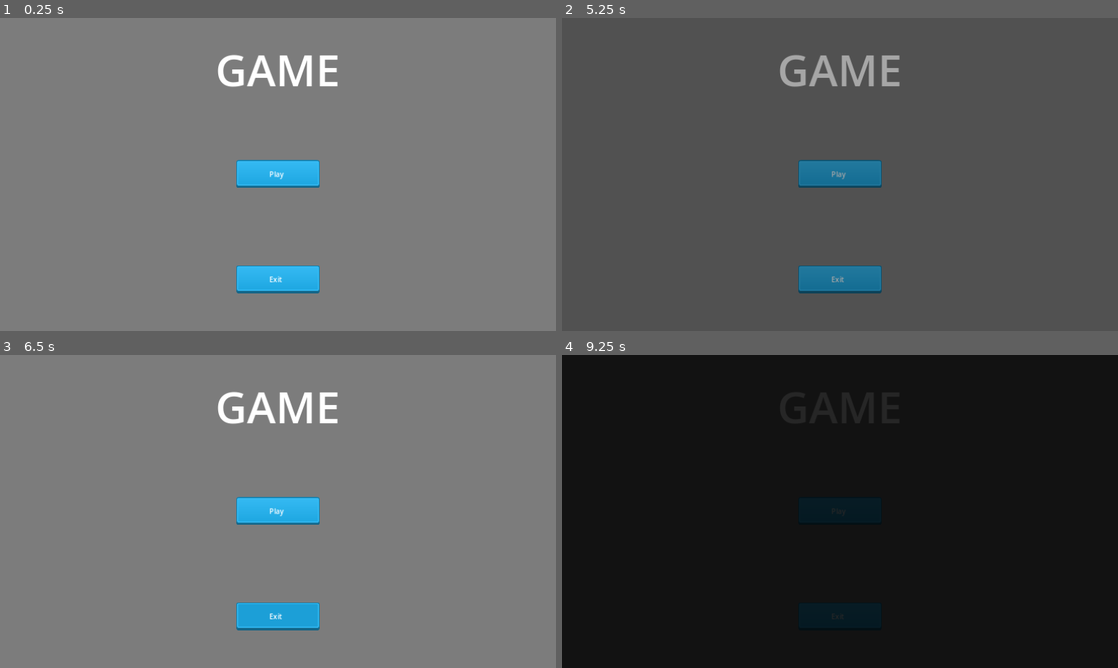
Above: before the commit, frames 1-4 (two rows, left to right).
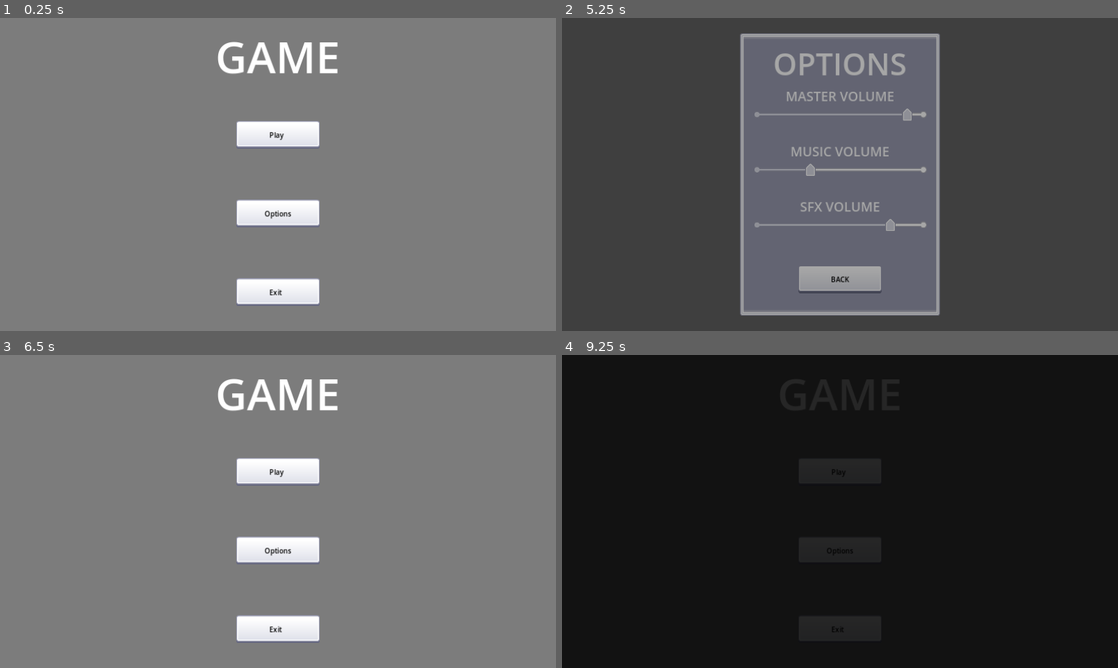
Above: after the commit, the same moments.

Repository: renancarlosdev/go24jam
Game: Godot game, scene res://Scenes/main_menu.tscn
Two runs of this game, one before a commit and one after it. Both use one fixed random seed, a clock stepped at 60 frames per second and the inputs below. Before the commit the project has no main scene; this scene is started directly in both runs.
Inputs (mouse positions are in pixels of both pictures, inside the frame that each line leads up to):
- Up to frame 1 (0.25 s): no input
- Up to frame 2 (5.25 s): click (840, 212) at 0.5 s, where only the run after the commit has a clickable "Options"; click (840, 277) at 1.25 s, where only the run after the commit has a clickable "BACK"; click "Play" at 2 s; click "Play" at 2.75 s; click "Play" (after the commit: "Back") at 3.5 s; click "Play" (after the commit: "Back") at 4.25 s; click (840, 212) at 5 s, where only the run after the commit has a clickable "Options"
- Up to frame 3 (6.5 s): click (278, 614) at 5.75 s, where only the run after the commit has a clickable "BACK"
- Up to frame 4 (9.25 s): click "Play" at 6.5 s; click "Play" at 7.25 s; click "Play" (after the commit: "Back") at 8 s

The runs differ from the first frame. In frame 1, 7.1% of the frame differs, in the area x 39-61%, y 7-92%; in frame 2, 32%, in the area x 32-68%, y 4-96%; in frame 3, 7.1%; in frame 4, 0.6%.

Commit message:
Implemented Audio control screen and edited UI to a grey version to allow easy small pallete wild card implementation

Diff:
--- a/Scenes/fade_transition.tscn
+++ b/Scenes/fade_transition.tscn
@@ -1,19 +1,4 @@
 [gd_scene load_steps=5 format=3 uid="uid://tm0c1fdyj1k5"]
-
-[sub_resource type="Animation" id="Animation_8dao5"]
-resource_name = "fade_to_black"
-tracks/0/type = "value"
-tracks/0/imported = false
-tracks/0/enabled = true
-tracks/0/path = NodePath(".:color")
-tracks/0/interp = 1
-tracks/0/loop_wrap = true
-tracks/0/keys = {
-"times": PackedFloat32Array(0, 1),
-"transitions": PackedFloat32Array(1, 1),
-"update": 0,
-"values": [Color(0, 0, 0, 0), Color(0, 0, 0, 1)]
-}
 
 [sub_resource type="Animation" id="Animation_vgiw8"]
 length = 0.001
@@ -45,6 +30,21 @@
 "values": [Color(0, 0, 0, 1), Color(0, 0, 0, 0)]
 }
 
+[sub_resource type="Animation" id="Animation_8dao5"]
+resource_name = "fade_to_black"
+tracks/0/type = "value"
+tracks/0/imported = false
+tracks/0/enabled = true
+tracks/0/path = NodePath(".:color")
+tracks/0/interp = 1
+tracks/0/loop_wrap = true
+tracks/0/keys = {
+"times": PackedFloat32Array(0, 1),
+"transitions": PackedFloat32Array(1, 1),
+"update": 0,
+"values": [Color(0, 0, 0, 0), Color(0, 0, 0, 1)]
+}
+
 [sub_resource type="AnimationLibrary" id="AnimationLibrary_4fc5u"]
 _data = {
 "RESET": SubResource("Animation_vgiw8"),
--- a/Scenes/main_game_test.tscn
+++ b/Scenes/main_game_test.tscn
@@ -1,9 +1,9 @@
 [gd_scene load_steps=5 format=3 uid="uid://xi73da8ib1fp"]
 
 [ext_resource type="Script" path="res://Scripts/main_game_test.gd" id="1_u4mbj"]
-[ext_resource type="Texture2D" uid="uid://cnv51jb1yrtu4" path="res://Assets/button_rectangle_depth_gradient.png" id="2_obtmj"]
-[ext_resource type="Texture2D" uid="uid://bl0k33c3mrv4p" path="res://Assets/button_rectangle_gradient.png" id="3_w0815"]
-[ext_resource type="Texture2D" uid="uid://cxxrci75b7rp1" path="res://Assets/button_rectangle_depth_flat.png" id="4_oglib"]
+[ext_resource type="Texture2D" uid="uid://cnv51jb1yrtu4" path="res://Assets/UI/button_rectangle_depth_gradient.png" id="2_obtmj"]
+[ext_resource type="Texture2D" uid="uid://bl0k33c3mrv4p" path="res://Assets/UI/button_rectangle_gradient.png" id="3_w0815"]
+[ext_resource type="Texture2D" uid="uid://cxxrci75b7rp1" path="res://Assets/UI/button_rectangle_depth_flat.png" id="4_oglib"]
 
 [node name="MainGameTest" type="Node2D"]
 script = ExtResource("1_u4mbj")
@@ -58,7 +58,7 @@
 offset_bottom = 11.5
 grow_horizontal = 2
 grow_vertical = 2
-text = "Play
+text = "Back
 "
 
 [connection signal="pressed" from="MainMenuButton" to="." method="_on_main_menu_button_pressed"]
--- a/Scenes/main_menu.tscn
+++ b/Scenes/main_menu.tscn
@@ -1,9 +1,10 @@
-[gd_scene load_steps=5 format=3 uid="uid://b1co3xw5fdsnl"]
+[gd_scene load_steps=6 format=3 uid="uid://b1co3xw5fdsnl"]
 
 [ext_resource type="Script" path="res://Scripts/main_menu.gd" id="1_l41sr"]
-[ext_resource type="Texture2D" uid="uid://cnv51jb1yrtu4" path="res://Assets/button_rectangle_depth_gradient.png" id="2_jnjjo"]
-[ext_resource type="Texture2D" uid="uid://bl0k33c3mrv4p" path="res://Assets/button_rectangle_gradient.png" id="3_ayl4e"]
-[ext_resource type="Texture2D" uid="uid://cxxrci75b7rp1" path="res://Assets/button_rectangle_depth_flat.png" id="4_d6bus"]
+[ext_resource type="Texture2D" uid="uid://bfxn81iq1y4x1" path="res://Assets/UI/button/white/button_rectangle_depth_gradient.png" id="2_km56l"]
+[ext_resource type="Texture2D" uid="uid://bxlm35bysyyx6" path="res://Assets/UI/button/white/button_rectangle_gradient.png" id="3_gbdom"]
+[ext_resource type="Texture2D" uid="uid://3m7l6kve11of" path="res://Assets/UI/button/white/button_rectangle_depth_flat.png" id="4_c1j24"]
+[ext_resource type="PackedScene" uid="uid://c4aa38qop6f73" path="res://Scenes/options_screen.tscn" id="5_cd3ql"]
 
 [node name="MainMenu" type="Control"]
 layout_mode = 3
@@ -42,9 +43,9 @@
 layout_mode = 2
 size_flags_horizontal = 4
 size_flags_vertical = 6
-texture_normal = ExtResource("2_jnjjo")
-texture_pressed = ExtResource("3_ayl4e")
-texture_hover = ExtResource("4_d6bus")
+texture_normal = ExtResource("2_km56l")
+texture_pressed = ExtResource("3_gbdom")
+texture_hover = ExtResource("4_c1j24")
 
 [node name="Label" type="Label" parent="VBoxContainer/PlayButton"]
 layout_mode = 1
@@ -59,16 +60,41 @@
 offset_bottom = 11.5
 grow_horizontal = 2
 grow_vertical = 2
+theme_override_colors/font_color = Color(0, 0, 0, 1)
 text = "Play
 "
+
+[node name="OptionsButton" type="TextureButton" parent="VBoxContainer"]
+layout_mode = 2
+size_flags_horizontal = 4
+size_flags_vertical = 6
+texture_normal = ExtResource("2_km56l")
+texture_pressed = ExtResource("3_gbdom")
+texture_hover = ExtResource("4_c1j24")
+
+[node name="Label" type="Label" parent="VBoxContainer/OptionsButton"]
+layout_mode = 1
+anchors_preset = 8
+anchor_left = 0.5
+anchor_top = 0.5
+anchor_right = 0.5
+anchor_bottom = 0.5
+offset_left = -20.0
+offset_top = -11.5
+offset_right = 20.0
+offset_bottom = 11.5
+grow_horizontal = 2
+grow_vertical = 2
+theme_override_colors/font_color = Color(0, 0, 0, 1)
+text = "Options"
 
 [node name="ExitButton" type="TextureButton" parent="VBoxContainer"]
 layout_mode = 2
 size_flags_horizontal = 4
 size_flags_vertical = 6
-texture_normal = ExtResource("2_jnjjo")
-texture_pressed = ExtResource("3_ayl4e")
-texture_hover = ExtResource("4_d6bus")
+texture_normal = ExtResource("2_km56l")
+texture_pressed = ExtResource("3_gbdom")
+texture_hover = ExtResource("4_c1j24")
 
 [node name="Label" type="Label" parent="VBoxContainer/ExitButton"]
 layout_mode = 1
@@ -83,8 +109,14 @@
 offset_bottom = 11.5
 grow_horizontal = 2
 grow_vertical = 2
+theme_override_colors/font_color = Color(0, 0, 0, 1)
 text = "Exit
 "
 
+[node name="OptionsScreen" parent="." instance=ExtResource("5_cd3ql")]
+visible = false
+layout_mode = 1
+
 [connection signal="pressed" from="VBoxContainer/PlayButton" to="." method="_on_play_button_pressed"]
+[connection signal="pressed" from="VBoxContainer/OptionsButton" to="." method="_on_options_button_pressed"]
 [connection signal="pressed" from="VBoxContainer/ExitButton" to="." method="_on_exit_button_pressed"]
--- /dev/null
+++ b/Scenes/options_screen.tscn
@@ -0,0 +1,174 @@
+[gd_scene load_steps=7 format=3 uid="uid://c4aa38qop6f73"]
+
+[ext_resource type="PackedScene" uid="uid://opl65s0plgch" path="res://Scenes/volume_slider.tscn" id="1_7yfvw"]
+[ext_resource type="Script" path="res://Scripts/options_screen.gd" id="1_kr8k4"]
+[ext_resource type="Texture2D" uid="uid://bxvb8bm7y5jyp" path="res://Assets/UI/button/white/button_rectangle_border.png" id="1_vphlb"]
+[ext_resource type="Texture2D" uid="uid://bfxn81iq1y4x1" path="res://Assets/UI/button/white/button_rectangle_depth_gradient.png" id="3_asy8k"]
+[ext_resource type="Texture2D" uid="uid://bxlm35bysyyx6" path="res://Assets/UI/button/white/button_rectangle_gradient.png" id="4_brv32"]
+[ext_resource type="Texture2D" uid="uid://3m7l6kve11of" path="res://Assets/UI/button/white/button_rectangle_depth_flat.png" id="5_m5dyr"]
+
+[node name="OptionsScreen" type="Control"]
+layout_mode = 3
+anchors_preset = 15
+anchor_right = 1.0
+anchor_bottom = 1.0
+grow_horizontal = 2
+grow_vertical = 2
+script = ExtResource("1_kr8k4")
+
+[node name="ColorRect" type="ColorRect" parent="."]
+layout_mode = 1
+anchors_preset = 15
+anchor_right = 1.0
+anchor_bottom = 1.0
+grow_horizontal = 2
+grow_vertical = 2
+color = Color(0.254902, 0.254902, 0.254902, 0.466667)
+
+[node name="NinePatchRect" type="NinePatchRect" parent="."]
+layout_mode = 1
+anchors_preset = 8
+anchor_left = 0.5
+anchor_top = 0.5
+anchor_right = 0.5
+anchor_bottom = 0.5
+offset_left = -230.0
+offset_top = -325.0
+offset_right = 230.0
+offset_bottom = 325.0
+grow_horizontal = 2
+grow_vertical = 2
+texture = ExtResource("1_vphlb")
+patch_margin_left = 8
+patch_margin_top = 8
+patch_margin_right = 8
+patch_margin_bottom = 8
+
+[node name="VBoxContainer" type="VBoxContainer" parent="NinePatchRect"]
+layout_mode = 1
+anchors_preset = 8
+anchor_left = 0.5
+anchor_top = 0.5
+anchor_right = 0.5
+anchor_bottom = 0.5
+offset_left = -199.0
+offset_top = -303.0
+offset_right = 200.0
+offset_bottom = 303.0
+grow_horizontal = 2
+grow_vertical = 2
+
+[node name="Label" type="Label" parent="NinePatchRect/VBoxContainer"]
+layout_mode = 2
+theme_override_font_sizes/font_size = 70
+text = "OPTIONS"
+horizontal_alignment = 1
+vertical_alignment = 1
+
+[node name="MasterContainer" type="VBoxContainer" parent="NinePatchRect/VBoxContainer"]
+layout_mode = 2
+size_flags_vertical = 3
+
+[node name="Label" type="Label" parent="NinePatchRect/VBoxContainer/MasterContainer"]
+layout_mode = 2
+theme_override_font_sizes/font_size = 30
+text = "MASTER VOLUME"
+horizontal_alignment = 1
+vertical_alignment = 1
+
+[node name="VolumeSlider" parent="NinePatchRect/VBoxContainer/MasterContainer" instance=ExtResource("1_7yfvw")]
+layout_mode = 2
+bus_name = "Master"
+
+[node name="MusicContainer" type="VBoxContainer" parent="NinePatchRect/VBoxContainer"]
+layout_mode = 2
+size_flags_vertical = 3
+
+[node name="Label" type="Label" parent="NinePatchRect/VBoxContainer/MusicContainer"]
+layout_mode = 2
+theme_override_font_sizes/font_size = 30
+text = "MUSIC VOLUME"
+horizontal_alignment = 1
+vertical_alignment = 1
+
+[node name="VolumeSlider" parent="NinePatchRect/VBoxContainer/MusicContainer" instance=ExtResource("1_7yfvw")]
+layout_mode = 2
+bus_name = "Music"
+
+[node name="SFXContainer" type="VBoxContainer" parent="NinePatchRect/VBoxContainer"]
+layout_mode = 2
+size_flags_vertical = 3
+
+[node name="Label" type="Label" parent="NinePatchRect/VBoxContainer/SFXContainer"]
+layout_mode = 2
+theme_override_font_sizes/font_size = 30
+text = "SFX VOLUME"
+horizontal_alignment = 1
+vertical_alignment = 1
+
+[node name="VolumeSlider" parent="NinePatchRect/VBoxContainer/SFXContainer" instance=ExtResource("1_7yfvw")]
+layout_mode = 2
+bus_name = "SFX"
+
+[node name="HBoxContainer" type="HBoxContainer" parent="NinePatchRect/VBoxContainer"]
+layout_mode = 2
+size_flags_vertical = 3
+theme_override_constants/separation = 15
+
+[node name="BackButton" type="TextureButton" parent="NinePatchRect/VBoxContainer/HBoxContainer"]
+layout_mode = 2
+size_flags_horizontal = 6
+size_flags_vertical = 4
+texture_normal = ExtResource("3_asy8k")
+texture_pressed = ExtResource("4_brv32")
+texture_hover = ExtResource("5_m5dyr")
+
+[node name="Label" type="Label" parent="NinePatchRect/VBoxContainer/HBoxContainer/BackButton"]
+layout_mode = 1
+anchors_preset = 8
+anchor_left = 0.5
+anchor_top = 0.5
+anchor_right = 0.5
+anchor_bottom = 0.5
+offset_left = -20.0
+offset_top = -11.5
+offset_right = 20.0
+offset_bottom = 11.5
+grow_horizontal = 2
+grow_vertical = 2
+theme_override_colors/font_color = Color(0, 0, 0, 1)
+text = "BACK
+"
+horizontal_alignment = 1
+vertical_alignment = 1
+
+[node name="RetryButton" type="TextureButton" parent="NinePatchRect/VBoxContainer/HBoxContainer"]
+visible = false
+layout_mode = 2
+size_flags_horizontal = 6
+size_flags_vertical = 4
+texture_normal = ExtResource("3_asy8k")
+texture_pressed = ExtResource("4_brv32")
+texture_hover = ExtResource("5_m5dyr")
+
+[node name="Label" type="Label" parent="NinePatchRect/VBoxContainer/HBoxContainer/RetryButton"]
+layout_mode = 1
+anchors_preset = 8
+anchor_left = 0.5
+anchor_top = 0.5
+anchor_right = 0.5
+anchor_bottom = 0.5
+offset_left = -20.0
+offset_top = -11.5
+offset_right = 20.0
+offset_bottom = 11.5
+grow_horizontal = 2
+grow_vertical = 2
+theme_override_colors/font_color = Color(0, 0, 0, 1)
+text = "RETRY
+"
+horizontal_alignment = 1
+vertical_alignment = 1
+
+[connection signal="pressed" from="NinePatchRect/VBoxContainer/HBoxContainer/BackButton" to="." method="_on_back_button_pressed"]
+[connection signal="pressed" from="NinePatchRect/VBoxContainer/HBoxContainer/RetryButton" to="." method="_on_retry_button_pressed"]
--- /dev/null
+++ b/Scenes/volume_slider.tscn
@@ -0,0 +1,33 @@
+[gd_scene load_steps=7 format=3 uid="uid://opl65s0plgch"]
+
+[ext_resource type="Script" path="res://Scripts/volume_slider.gd" id="1_bte7s"]
+[ext_resource type="Texture2D" uid="uid://b2q4onnrbxjyr" path="res://Assets/UI/button/white/slide_hangle.png" id="1_lgxu1"]
+[ext_resource type="Texture2D" uid="uid://7rv14y80oe8v" path="res://Assets/UI/button/white/slide_horizontal_grey.png" id="2_kd5l8"]
+[ext_resource type="Texture2D" uid="uid://bpn71yes1pbvb" path="res://Assets/UI/button/white/slide_horizontal_color.png" id="3_6tnjk"]
+
+[sub_resource type="StyleBoxTexture" id="StyleBoxTexture_so3h7"]
+texture = ExtResource("2_kd5l8")
+texture_margin_left = 16.0
+texture_margin_top = 8.0
+texture_margin_right = 16.0
+texture_margin_bottom = 8.0
+
+[sub_resource type="StyleBoxTexture" id="StyleBoxTexture_y33cs"]
+texture = ExtResource("3_6tnjk")
+texture_margin_left = 16.0
+texture_margin_top = 8.0
+texture_margin_right = 16.0
+texture_margin_bottom = 8.0
+expand_margin_right = 10.0
+
+[node name="VolumeSlider" type="HSlider"]
+offset_right = 247.0
+offset_bottom = 16.0
+theme_override_icons/grabber = ExtResource("1_lgxu1")
+theme_override_icons/grabber_highlight = ExtResource("1_lgxu1")
+theme_override_styles/slider = SubResource("StyleBoxTexture_so3h7")
+theme_override_styles/grabber_area = SubResource("StyleBoxTexture_y33cs")
+theme_override_styles/grabber_area_highlight = SubResource("StyleBoxTexture_y33cs")
+max_value = 1.0
+step = 0.001
+script = ExtResource("1_bte7s")
--- a/Scripts/main_menu.gd
+++ b/Scripts/main_menu.gd
@@ -9,3 +9,8 @@
 func _on_exit_button_pressed() -> void:
 	print("exit")
 	pass # Replace with function body.
+
+
+func _on_options_button_pressed() -> void:
+	$OptionsScreen.show()
+	pass # Replace with function body.
--- /dev/null
+++ b/Scripts/options_screen.gd
@@ -0,0 +1,17 @@
+extends Control
+
+signal endGame
+
+#Use this func on Main game scene, to allow player to go back to main menu
+func show_retry() -> void:
+	$NinePatchRect/VBoxContainer/HBoxContainer/RetryButton.show()
+
+func _on_back_button_pressed() -> void:
+	get_tree().paused = false
+	hide()
+
+
+func _on_retry_button_pressed() -> void:
+	get_tree().paused = false
+	endGame.emit()
+	hide()
--- /dev/null
+++ b/Scripts/volume_slider.gd
@@ -0,0 +1,15 @@
+extends HSlider
+
+@export var bus_name: String
+var bus_index:int
+
+
+func _ready() -> void:
+	bus_index = AudioServer.get_bus_index(bus_name)
+
+	value_changed.connect(_on_value_changed)
+	value = db_to_linear(AudioServer.get_bus_volume_db(bus_index))
+
+
+func _on_value_changed() -> void:
+	AudioServer.set_bus_volume_db(bus_index,linear_to_db(value))
--- /dev/null
+++ b/default_bus_layout.tres
@@ -0,0 +1,16 @@
+[gd_resource type="AudioBusLayout" format=3 uid="uid://cjcjrte42hux8"]
+
+[resource]
+bus/0/volume_db = -0.792653
+bus/1/name = &"Music"
+bus/1/solo = false
+bus/1/mute = false
+bus/1/bypass_fx = false
+bus/1/volume_db = -9.92555
+bus/1/send = &"Master"
+bus/2/name = &"SFX"
+bus/2/solo = false
+bus/2/mute = false
+bus/2/bypass_fx = false
+bus/2/volume_db = -1.85033
+bus/2/send = &"Master"
--- a/project.godot
+++ b/project.godot
@@ -11,6 +11,7 @@
 [application]
 
 config/name="go24jam"
+run/main_scene="res://Scenes/main_menu.tscn"
 config/features=PackedStringArray("4.3", "GL Compatibility")
 config/icon="res://icon.svg"
 
Not shown, added: Assets/Sounds/click-a.ogg.import
Not shown, added: Assets/Sounds/click-b.ogg.import
Not shown, added: Assets/Sounds/switch-a.ogg.import
Not shown, added: Assets/Sounds/switch-b.ogg.import
Not shown, added: Assets/Sounds/tap-a.ogg.import
Not shown, added: Assets/Sounds/tap-b.ogg.import
Binary file added: Assets/UI/button/white/button_rectangle_border.png
Not shown, changed: Assets/UI/button/white/button_rectangle_border.png.import
Binary file added: Assets/UI/button/white/button_rectangle_depth_flat.png
Not shown, changed: Assets/UI/button/white/button_rectangle_depth_flat.png.import
Binary file added: Assets/UI/button/white/button_rectangle_depth_gradient.png
Not shown, added: Assets/UI/button/white/button_rectangle_depth_gradient.png.import
(and 20 more such lines)
